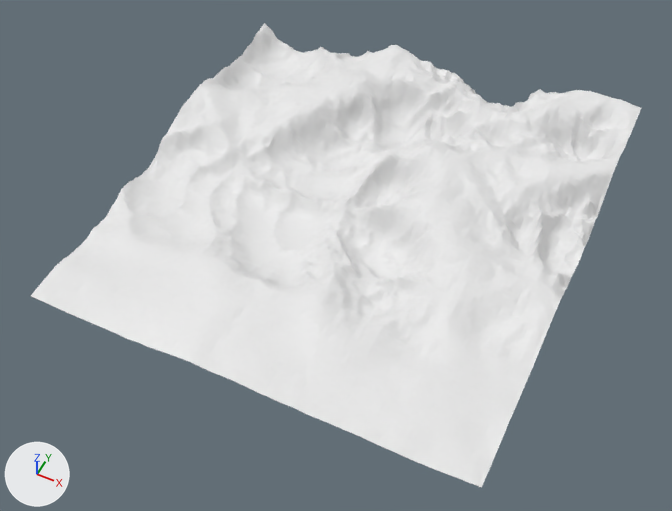
Renders of the OBJ model resources/Terrain.obj from each side of a commit.
Camera for both pictures: a camera (50 mm lens) standing at (99.0, -210.0, 230.0) and looking at (2.0, -16.0, -13.0). Every picture has the same lights, and +X, +Y and +Z are marked at lower left. Where no turn or scale is listed for an object, it has been applied to the vertices.

Objects in the first picture: 'Terrain_50000'.
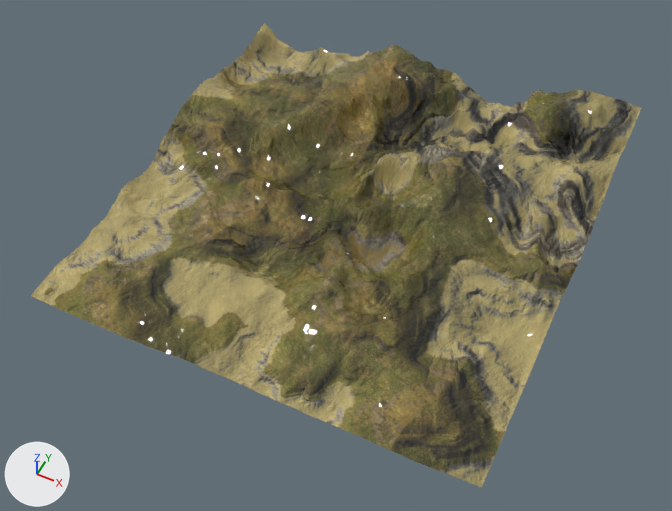
What differs and where, as boxes [x1, y1, x2, y2] in the pictures (672 x 511 px):
'Terrain_50000', recoloured, surface changed (white to yellow): [31, 23, 641, 488] in both

The change, as a list of edits to the scene's bpy script:
```text
Add img_terrain_png:
    img_terrain_png = load_image('terrain.png', 'terrain.png', 1024, 1024, 'sRGB')
Add mat_material_001:
    mat_material_001 = principled_material('Material.001')
    mat_material_001.texture = img_terrain_png
    mat_material_001.roughness = 0.0513
Change me_terrain_50000:
    where me_terrain_50000.from_pydata(...)  # 25600 vertices, 25281 faces; spans x -80.0..80.0, y -80.0..80.0, z -12.0..12.0
    used by ob_terrain_50000; location = (0.0, 0.0, 0.0)
    remove me_terrain_50000.materials.append(mat_default_obj)  # white #e7e7e7
    me_terrain_50000 part 1: texture (UV) coordinates of 25281 of 25281 faces, centred in x -79.0..79.0, y -79.0..79.0, z -12.0..12.0, changed; they spanned u 0.0..1.0, v 0.0..1.0 and now span u 0.0..1.0, v 0.0..1.0
    add me_terrain_50000.materials.append(mat_material_001)  # picture img_terrain_png
Remove ob_cube:
    ob_cube = bpy.data.objects.new('Cube', me_cube)
    ob_cube.location = (0.0, 0.0, 0.0)
```
